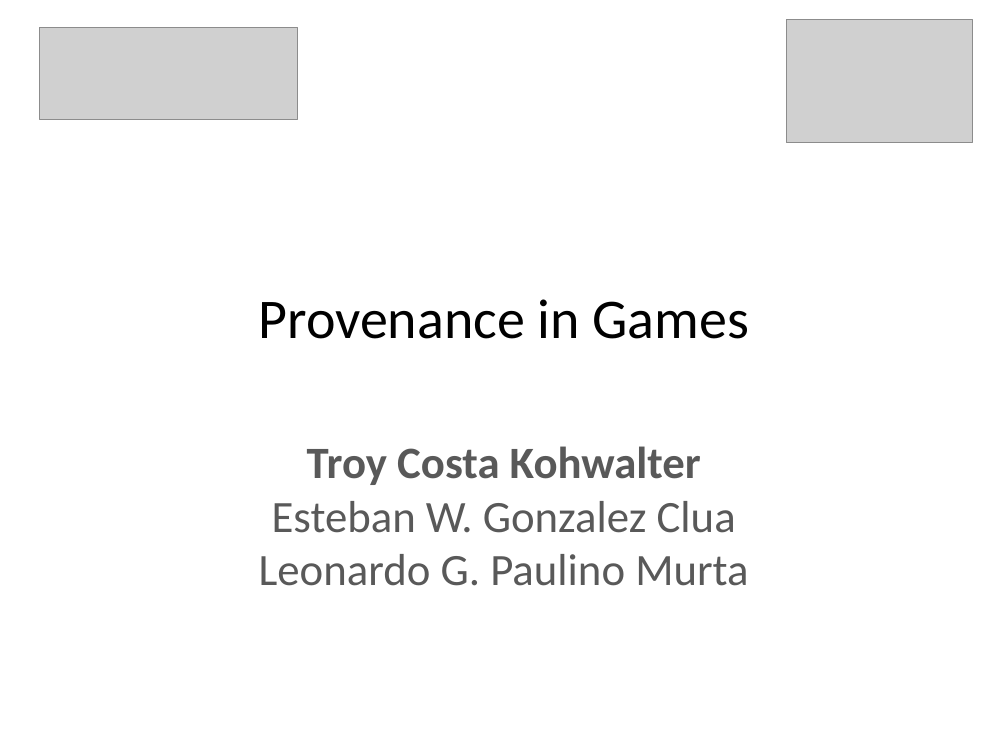
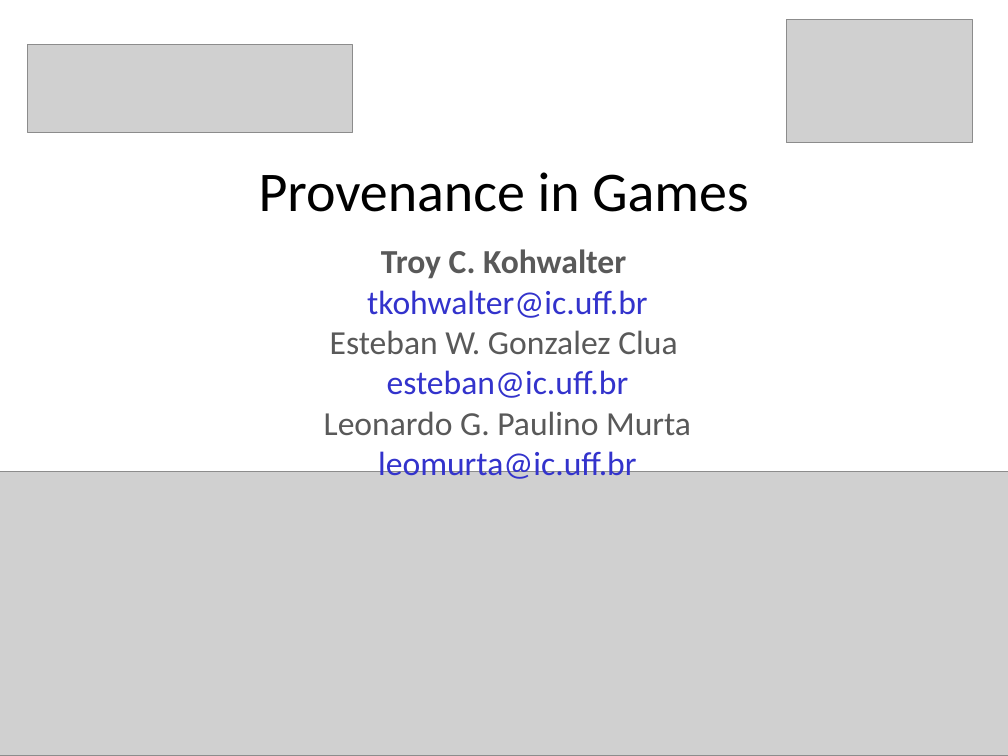
Before and after one commit to gems-uff/sdm, a slide deck: slide 1 of Documents/Apresentação/Provenance- Apresentação SBGames.ppt. Drawn at 1008x756 pixels with LibreOffice and Linux fonts; fonts in the diff are those of the drawing; grey boxes stand for pictures; background and template pictures are left out. Boxes give left, top, right and bottom in pixels: in the first picture for what was removed or moved away, otherwise in the second. Text is boxed around its words. In the diff, an @@ line names an element or a change of style, - is before the commit and + after.

```diff
--- a/Documents/Apresentação/Provenance- Apresentação SBGames.ppt
+++ b/Documents/Apresentação/Provenance- Apresentação SBGames.ppt
@@ picture: place and size @@
-picture at (39,27,297,119)
+picture at (27,44,352,133)
@@ text "Provenance in Games": place and size @@
-text "Provenance in Games" at (259,299,749,339)
+text "Provenance in Games" at (259,172,748,212)
@@ text "Troy C. Kohwalter": place and size @@
-text "Troy C. Kohwalter" at (259,446,748,586)
+text "Troy C. Kohwalter" at (324,249,691,479)
@@ text at (367,249,647,318): text changed; size 32 to 24 pt; text colour #595959 to #3333CC; bold off @@
-Troy Costa Kohwalter
+Troy C. Kohwalter
+tkohwalter@ic.uff.br
@@ text at (324,330,691,435): size 32 to 24 pt in "Esteban W. Gonzalez Clua", "Leonardo G. Paulino Murta" @@
@@ text at (387,370,629,398): paragraph added @@
+esteban@ic.uff.br
@@ text at (378,448,636,479): paragraph added @@
+leomurta@ic.uff.br
@@ picture added at (0,471,1008,756) @@
```
Also in this commit, not shown: 11 other slides changed, 12 slides added, 4 slides removed.
